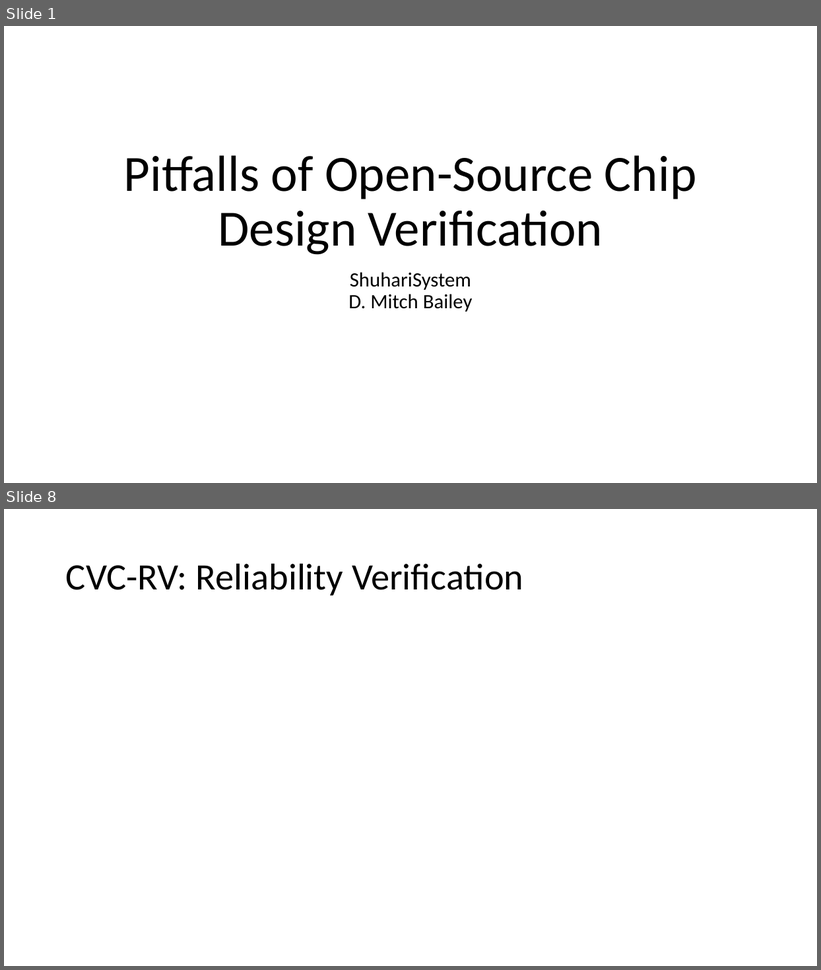
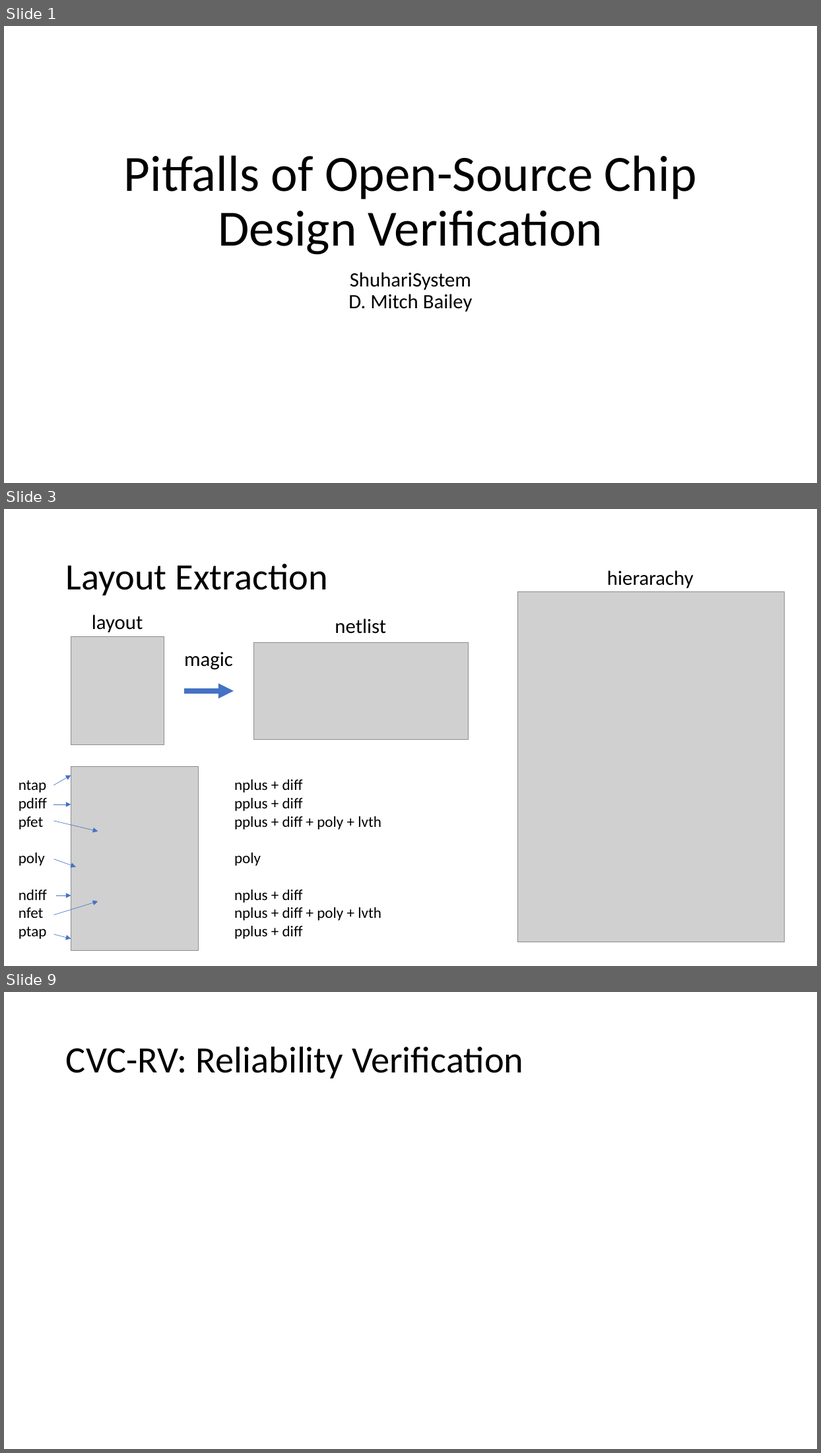
Before and after one commit to msaligane/US_Japan_Semiconductor_Workshop, a slide deck: Day 2 - 1505 - Pitfalls of Open-Source Chip Design Verification/Japan-US-Workshop-Bailey.pptx. Shown one above the other, each under a label of ours: slides 1 and 8 before the commit, slides 1, 3 and 9 after it; the slides between them are not shown. The pictures are 821x970 and 821x1453 pixels, drawn with LibreOffice and Linux fonts; fonts in the diff are those of the drawing; grey boxes stand for pictures. Boxes give left, top, right and bottom in pixels: in the first picture for what was removed or moved away, otherwise in the second. Text is boxed around its words. In the diff, an @@ line names an element or a change of style, - is before the commit and + after.

```diff
--- a/Day 2 - 1505 - Pitfalls of Open-Source Chip Design Verification/Japan-US-Workshop-Bailey.pptx
+++ b/Day 2 - 1505 - Pitfalls of Open-Source Chip Design Verification/Japan-US-Workshop-Bailey.pptx
@@ slide 3 added at box(4, 509, 817, 966), background #FFFFFF @@
@@ title added at box(66, 564, 328, 595), 44 pt, text #000000 @@
+Layout Extraction
@@ text added at box(607, 570, 694, 588), 24 pt, text #000000 @@
+hierarachy
@@ picture added at box(518, 592, 785, 942) @@
@@ text added at box(92, 615, 143, 632), 24 pt, text #000000 @@
+layout
@@ text added at box(335, 619, 386, 634), 24 pt, text #000000 @@
+netlist
@@ picture added at box(71, 637, 164, 745) @@
@@ picture added at box(253, 642, 468, 740) @@
@@ text added at box(184, 652, 233, 670), 24 pt, text #000000 @@
+magic
@@ arrow added from (185, 691) to (234, 691), #4472C4 6 pt @@
@@ group added at box(19, 767, 382, 951): 7 arrows, 2 texts, 1 picture @@
+ntap
+pdiff
+pfet
+poly
+ndiff
+nfet
+ptap
+nplus + diff
+pplus + diff
+pplus + diff + poly + lvth
+poly
+nplus + diff
+nplus + diff + poly + lvth
+pplus + diff
@@ what was slide 8 is now slide 9 @@
```
Also in this commit, not shown: 4 slides changed, 2 other slides added, 2 slides removed.
